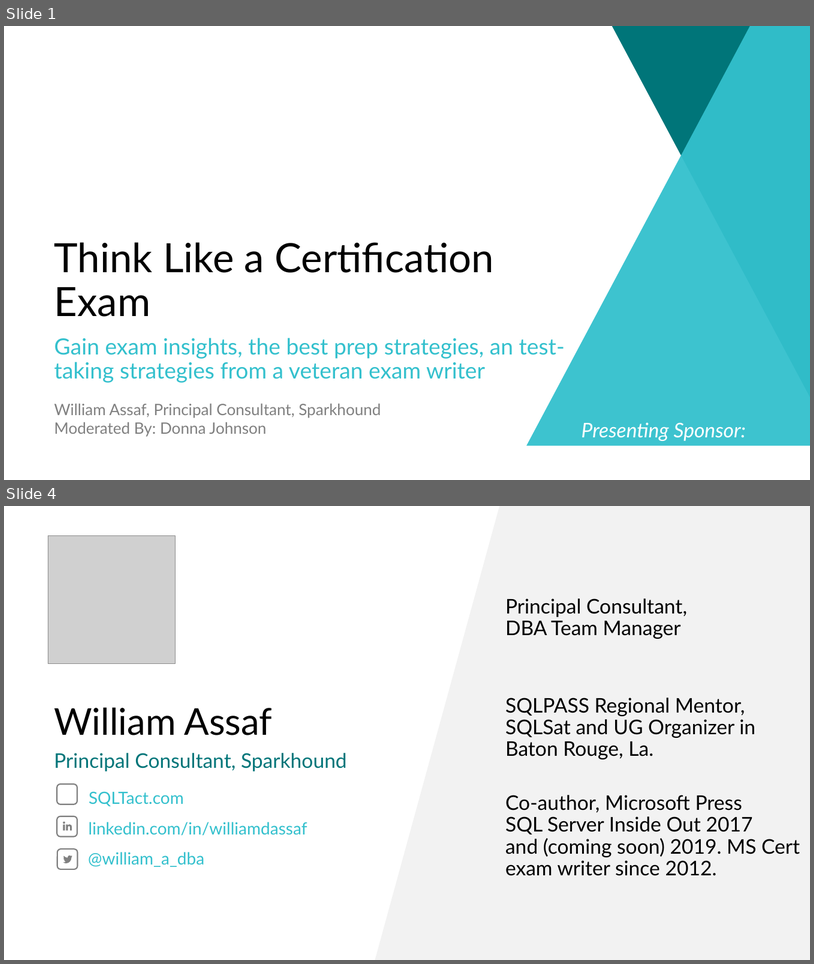
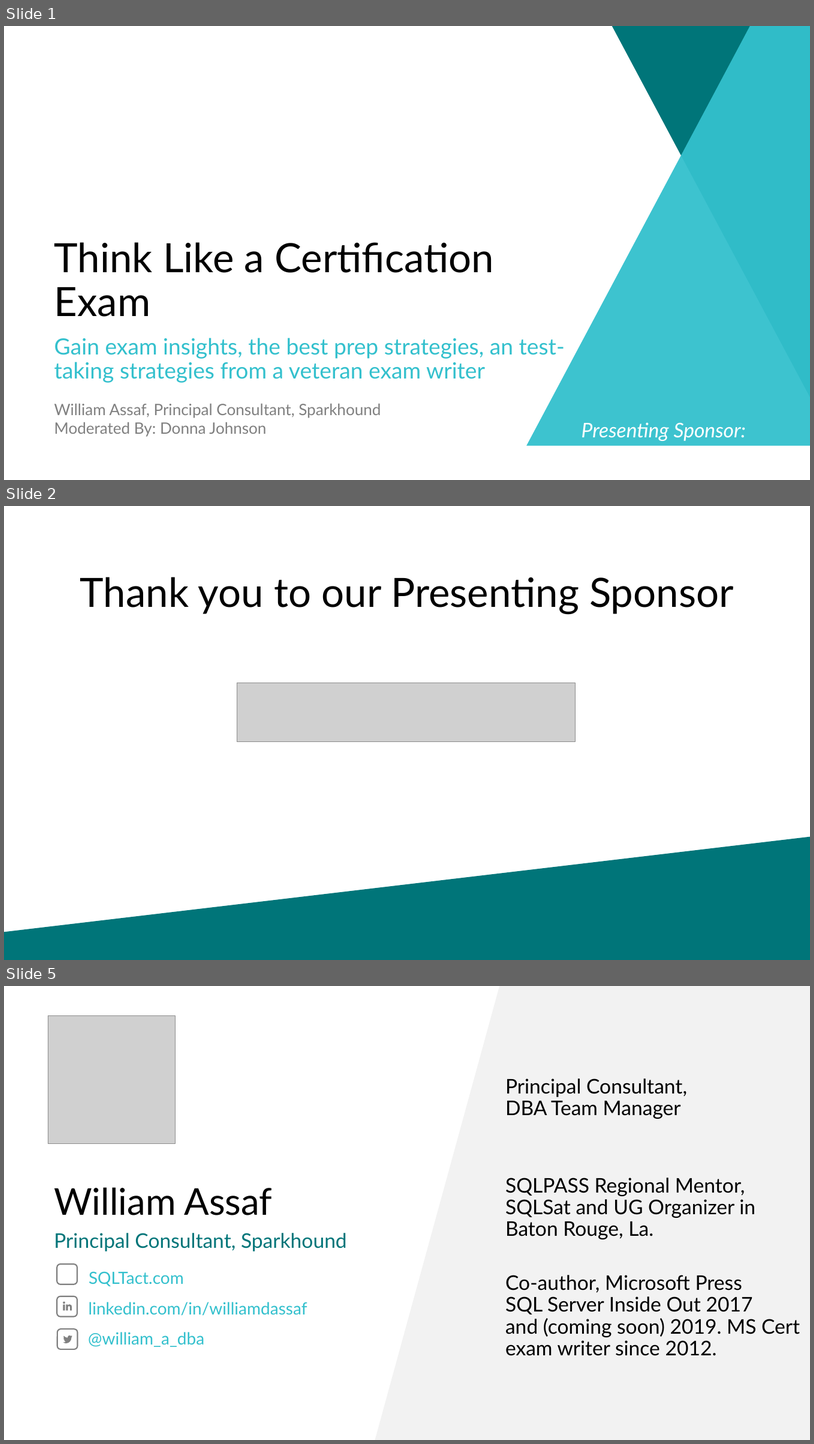
Before and after one commit to williamadba/Public-Presentations, a slide deck: PASS Career Development Marathon 2019/4_PASS Marathon_CareerDev_William Assaf.pptx. Shown one above the other, each under a label of ours: slides 1 and 4 before the commit, slides 1, 2 and 5 after it; the slides between them are not shown. The pictures are 814x964 and 814x1444 pixels, drawn with LibreOffice and Linux fonts; fonts in the diff are those of the drawing; grey boxes stand for pictures; background and template pictures are left out. Boxes give left, top, right and bottom in pixels: in the first picture for what was removed or moved away, otherwise in the second. Text is boxed around its words. In the diff, an @@ line names an element or a change of style, - is before the commit and + after.

```diff
--- a/PASS Career Development Marathon 2019/4_PASS Marathon_CareerDev_William Assaf.pptx
+++ b/PASS Career Development Marathon 2019/4_PASS Marathon_CareerDev_William Assaf.pptx
@@ slide 2 added at (4,506,810,960), background #FFFFFF @@
@@ title added at (80,577,734,615), 48 pt, text #000000 @@
+Thank you to our Presenting Sponsor
@@ picture added at (237,682,576,741) @@
@@ freeform shape added at (4,837,810,960), fill #007579 @@
@@ what was slide 4 is now slide 5 @@
```
Also in this commit, not shown: 1 other file.
